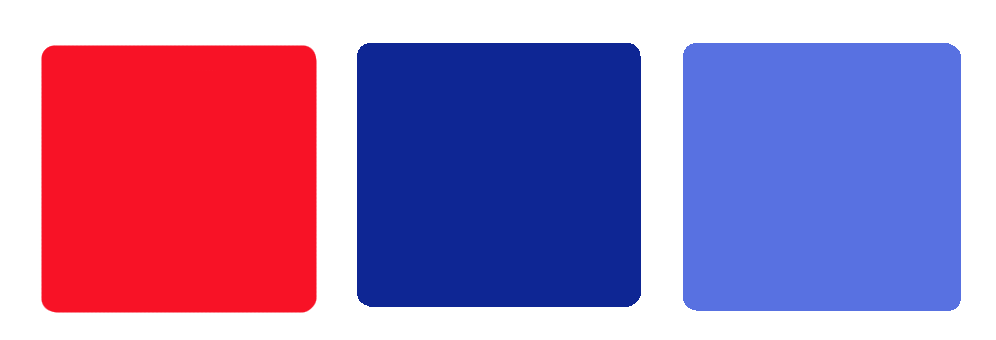
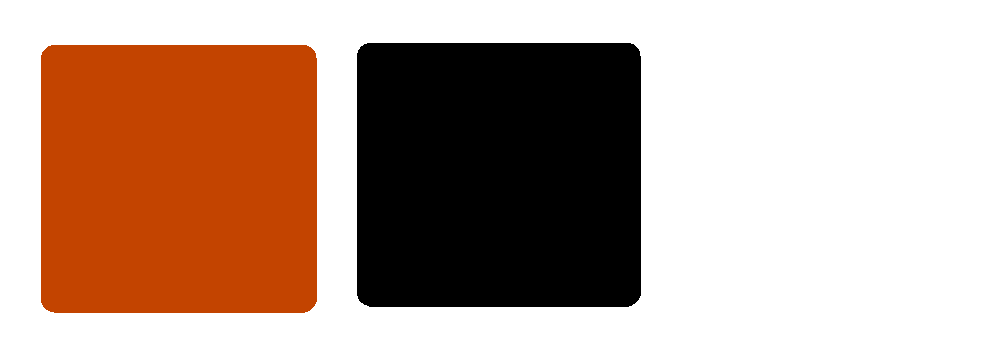
The second 996×340 image is a revision of the first. Changes to its layers:
painted on "Layer 13" over [41,43,961,313]
painted on "Layer 12" over [41,43,961,313]
painted on "Layer 11" over [41,43,961,313]
